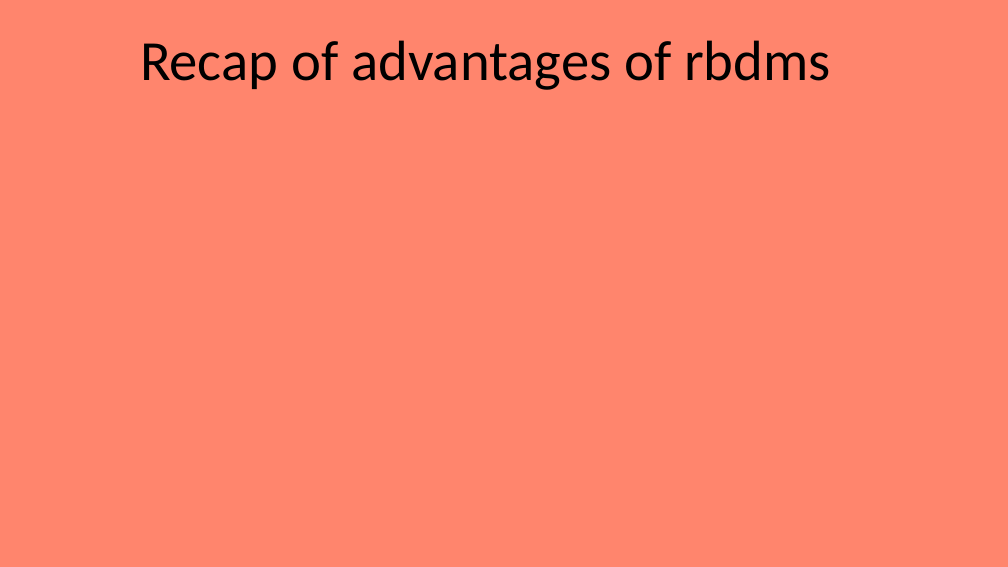
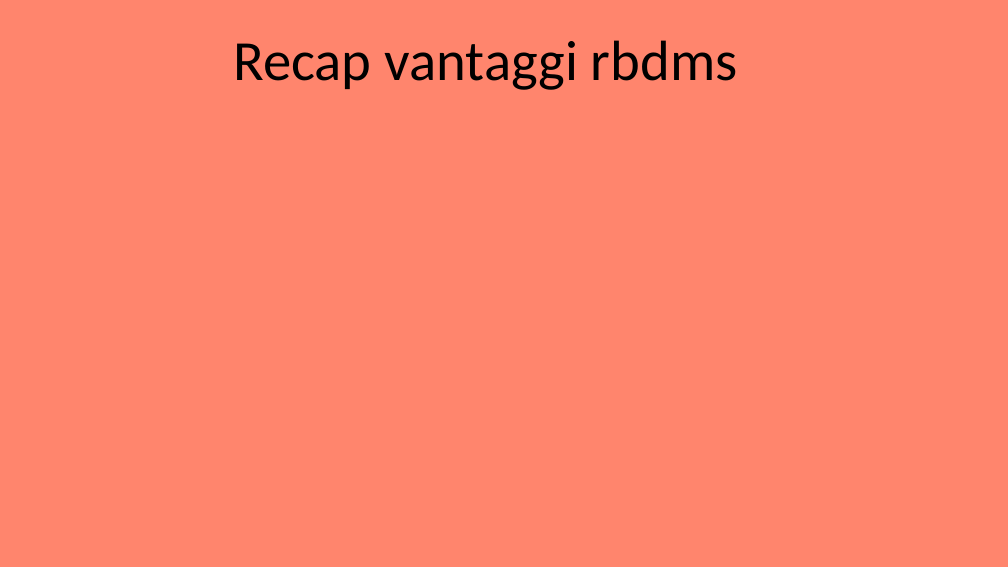
Before and after one commit to EmanueleCitarella/presentationAS, a slide deck: slide 29 of Sql vs NoSql.pptx. Drawn at 1008x567 pixels with LibreOffice and Linux fonts; fonts in the diff are those of the drawing. Boxes give left, top, right and bottom in pixels: in the first picture for what was removed or moved away, otherwise in the second. Text is boxed around its words. In the diff, an @@ line names an element or a change of style, - is before the commit and + after.

```diff
--- a/Sql vs NoSql.pptx
+++ b/Sql vs NoSql.pptx
@@ title at (233,40,738,90): text changed @@
-Recap of advantages of rbdms
+Recap vantaggi rbdms
```
Also in this commit, not shown: 22 other slides changed, 1 slide added, 2 slides removed, 1 other file.
